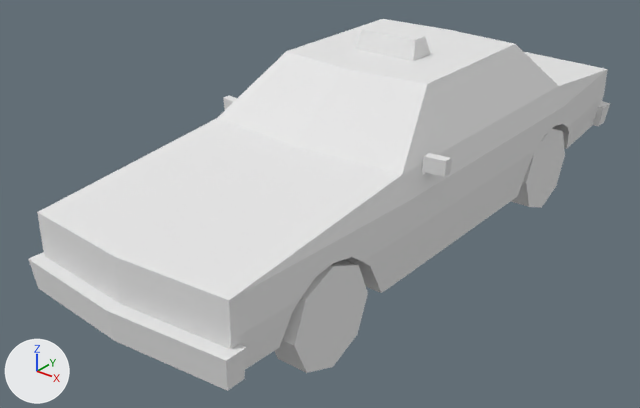
The OBJ model Assets/Models/PSX_Style_Cars_by_GGBot_(August2023)/Car 05/Car5_Taxi.obj as it was, and as the next commit left it.
Camera for both pictures: a camera (50 mm lens) standing at (5.09, -7.31, 4.65) and looking at (-0.27, -0.6, 0.49). The axes (+X, +Y, +Z) are drawn at lower left. The lights are the same throughout. The first picture is the older version. Where no turn or scale is listed for an object, it has been applied to the vertices.

Script lines for the objects in view, before the commit:
```python
me_car5_taxi = bpy.data.meshes.new('Car5_Taxi')
me_car5_taxi.from_pydata(...)  # 245 vertices, 290 faces; spans x -1.39..1.39, y -3.66..3.64, z -0.03..2.22
me_car5_taxi.materials.append(mat_car5_taxi_mat)  # its picture is missing
ob_car5_taxi = bpy.data.objects.new('Car5_Taxi', me_car5_taxi)
ob_car5_taxi.location = (0.0, 0.0, 0.0)
```
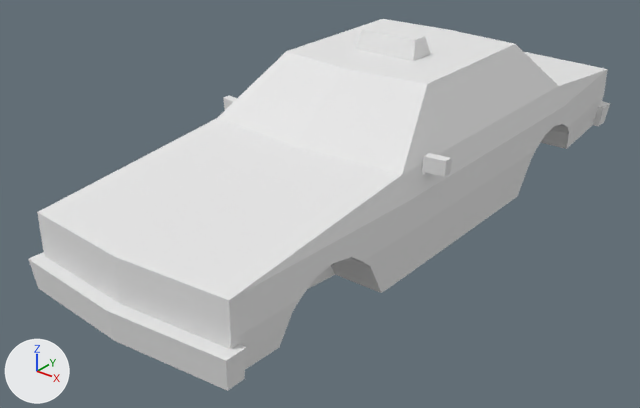
What differs and where, as boxes [x1, y1, x2, y2] in the pictures (640 x 408 px):
part 1 of me_car5_taxi, deleted
    before: [511, 129, 565, 208]
part 2 of me_car5_taxi, deleted
    before: [274, 260, 368, 373]

The change, as a diff of the scene's bpy script:
```diff
--- a/Assets/Models/PSX_Style_Cars_by_GGBot_(August2023)/Car 05/Car5_Taxi.obj.py
+++ b/Assets/Models/PSX_Style_Cars_by_GGBot_(August2023)/Car 05/Car5_Taxi.obj.py
@@ me_car5_taxi @@
 # used by ob_car5_taxi; location = (0.0, 0.0, 0.0)
-me_car5_taxi.from_pydata(...)  # 245 vertices, 290 faces; spans x -1.39..1.39, y -3.66..3.64, z -0.03..2.22
+me_car5_taxi.from_pydata(...)  # 181 vertices, 226 faces; spans x -1.39..1.39, y -3.66..3.64, z 0.35..2.22
+# me_car5_taxi part 1: the loose piece of 16 vertices spanning x 0.88..1.2, y 1.3..2.32, z -0.03..0.99 is deleted
+# me_car5_taxi part 2: the loose piece of 16 vertices spanning x 0.88..1.2, y -2.77..-1.75, z -0.03..0.99 is deleted
+# other edits to the shape of me_car5_taxi do not show in these pictures
 me_car5_taxi.materials.append(mat_car5_taxi_mat)
```
